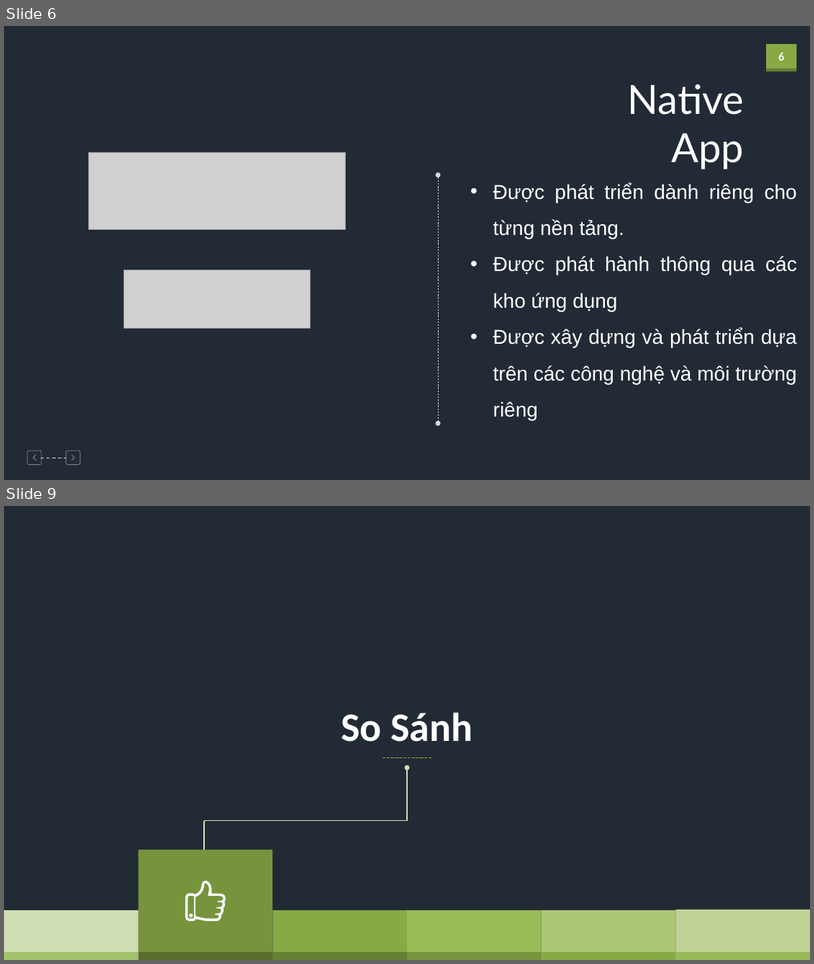
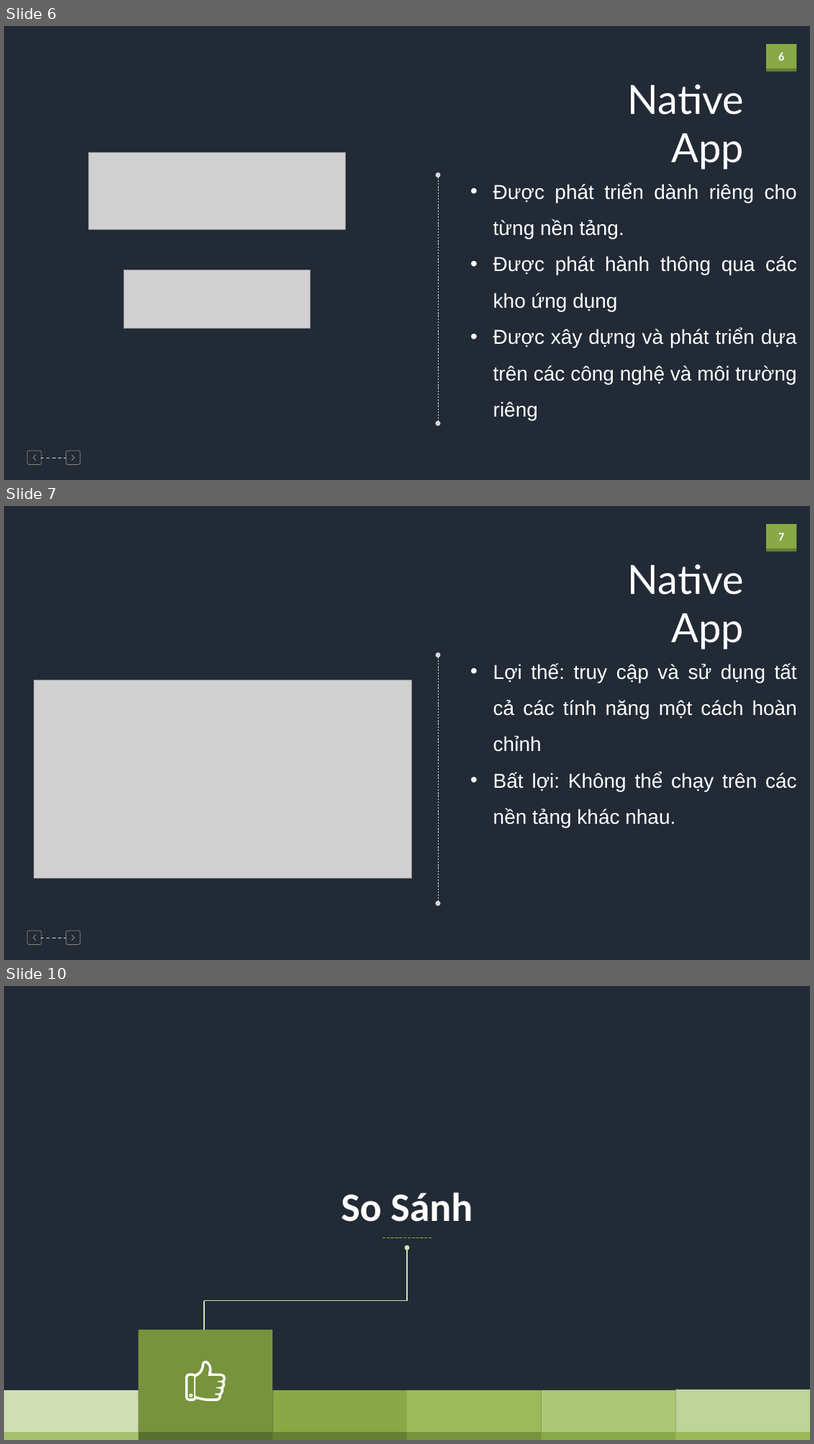
Before and after one commit to lequochuy930/Blablablah, a slide deck: Report_NativeAndHybridApp/Mobile.pptx. Shown one above the other, each under a label of ours: slides 6 and 9 before the commit, slides 6, 7 and 10 after it; the slides between them are not shown. The pictures are 814x964 and 814x1444 pixels, drawn with LibreOffice and Linux fonts; fonts in the diff are those of the drawing; grey boxes stand for pictures. Boxes give left, top, right and bottom in pixels: in the first picture for what was removed or moved away, otherwise in the second. Text is boxed around its words. In the diff, an @@ line names an element or a change of style, - is before the commit and + after.

```diff
--- a/Report_NativeAndHybridApp/Mobile.pptx
+++ b/Report_NativeAndHybridApp/Mobile.pptx
@@ slide 7 added at [4,506,810,960], background #222A35; not listed: 8 template elements that a slide beside it also shows @@
@@ text added at [628,564,745,649], 48 pt, text #FFFFFF @@
+Native App
@@ double arrow added from (438, 655) to (438, 903), #D9D9D9 0.5 pt dashed @@
@@ text added at [494,663,797,827], 24 pt, text #FFFFFF @@
+• Lợi thế: truy cập và sử dụng tất cả các tính năng một cách hoàn chỉnh
+• Bất lợi: Không thể chạy trên các nền tảng khác nhau.
@@ picture added at [34,680,412,878] @@
@@ what was slide 9 is now slide 10 @@
```
Also in this commit, not shown: 4 slides changed, 1 other slide added, 1 slide removed.
